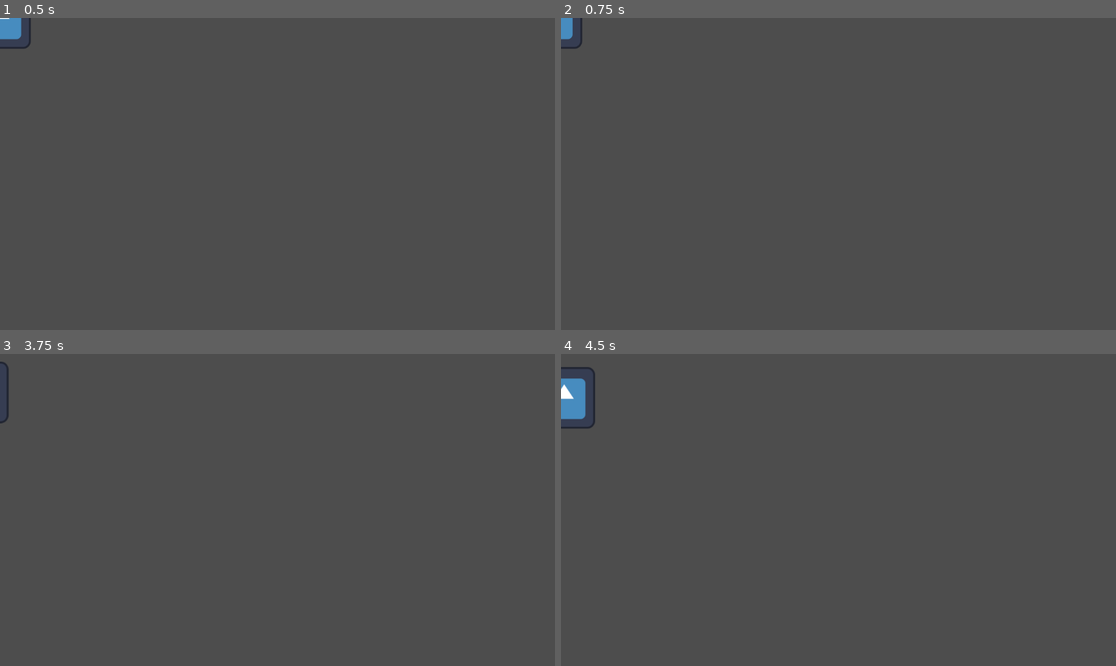
Above: before the commit, frames 1-4 (two rows, left to right).
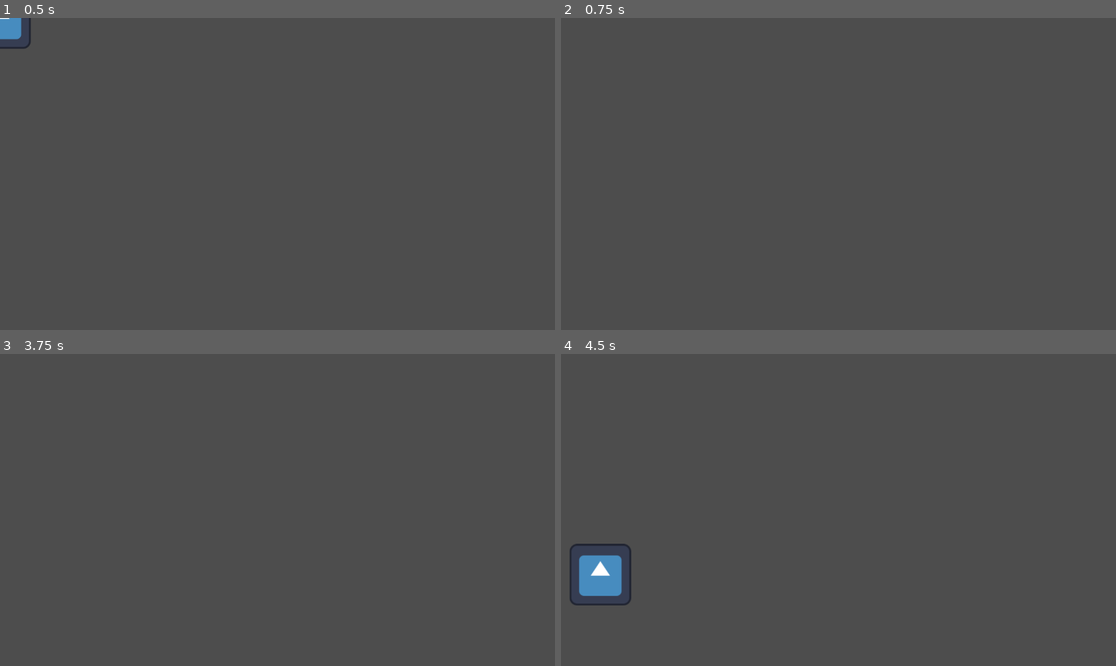
Above: after the commit, the same moments.

Repository: eeMalm/BrackeysGameJam
Game: Godot game, scene res://Main.tscn
Two runs of this game, one before a commit and one after it. Both use one fixed random seed, a clock stepped at 60 frames per second and the inputs below. The engine's default icon, where the game draws it, is replaced by a stand-in: a white triangle on a blue panel in a dark square.
Inputs:
- Up to frame 1 (0.5 s): no input
- Up to frame 2 (0.75 s): tap Enter at 0.5 s; hold A (A) from 0.53 s (still down)
- Up to frame 3 (3.75 s): tap D (D) at 0.8, 1.35, 3.05 s; release A (A) at 1.28 s; tap S (S) at 1.55 s; tap Space at 2, 3.5 s; hold S (S) 2.03-2.78 s; tap A (A) at 2.3, 2.85 s; tap Enter at 2.75 s; hold D (D) from 3.53 s (still down)
- Up to frame 4 (4.5 s): tap S (S) at 3.8, 4.35 s; release D (D) at 4.28 s

Frame 1 is identical in both runs. In frame 2, 0.2% of the frame differs, in the area x 0-4%, y 0-10%; in frame 3, less than 0.1%; in frame 4, 2.0%, in the area x 0-13%, y 4-81%.

Commit message:
Worked some more on the movement code,
 ill fix up the acceleartion tommorow.

Diff:
--- a/nothingcangowrong/Main.tscn
+++ b/nothingcangowrong/Main.tscn
@@ -5,4 +5,3 @@
 [node name="Main" type="Node2D"]
 
 [node name="Rat" parent="." instance=ExtResource("1_fuqux")]
-motion_mode = 1
--- a/nothingcangowrong/rat.gd
+++ b/nothingcangowrong/rat.gd
@@ -2,7 +2,9 @@
 
 
 const SPEED : float = 6000.0
+const MAXSPEED : float = 600.0
 var Direction : Vector2
+var Friction : float = 0.0
 
 func _physics_process(delta):
 	Direction = Vector2(0, 0)
@@ -17,7 +19,15 @@
 	print(Direction)
 	Direction = Direction.normalized()
 
-	velocity = Direction * SPEED * delta
+	#fix this tommorow, dosent work well right now.
+	if velocity.length() < MAXSPEED:
+		velocity += Direction * SPEED * delta
+
+
+	if Direction.x == 0:
+		velocity.x *= Friction * delta
+	if Direction.y == 0:
+		velocity.y *= Friction * delta
 
 
 	move_and_slide()
Not shown, added: nothingcangowrong/sprites/forest.png.import
